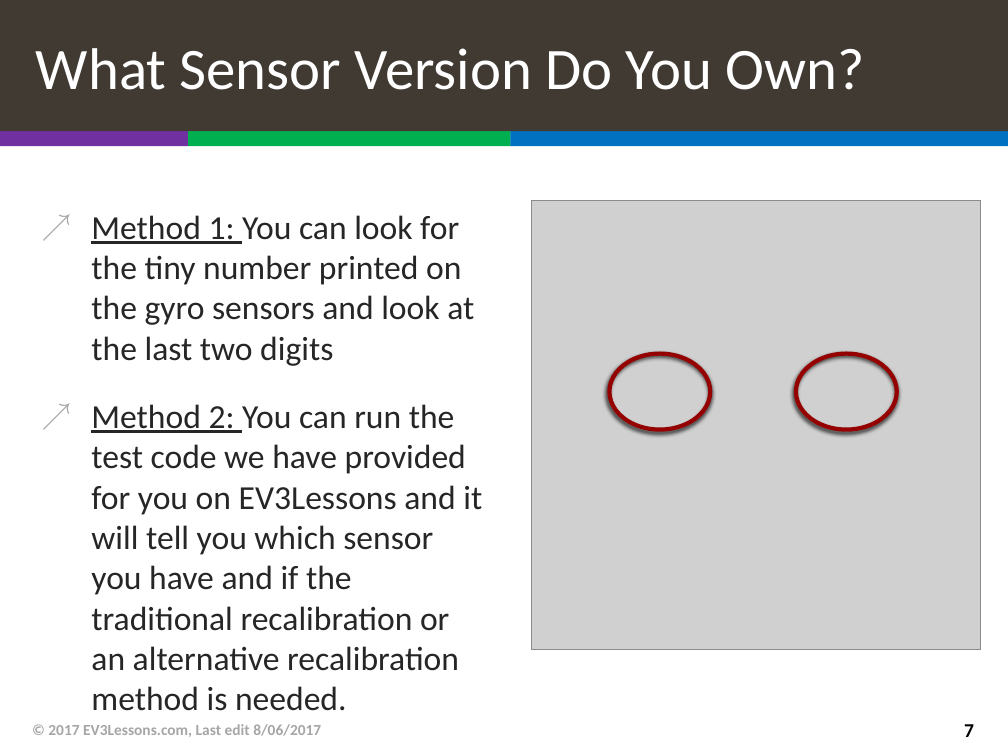
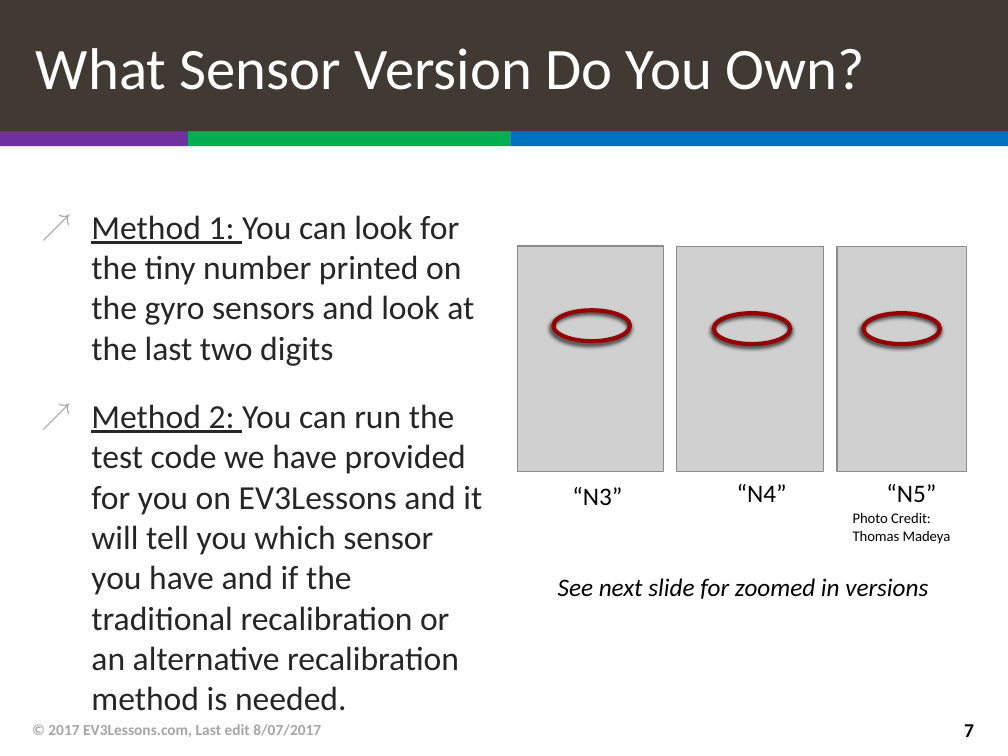
Before and after one commit to TheVinhLuong102/ev3lessons-classic, a slide deck: slide 7 of advanced/GyroRevisited.pptx. Drawn at 1008x756 pixels with LibreOffice and Linux fonts; fonts in the diff are those of the drawing; grey boxes stand for pictures. Boxes give left, top, right and bottom in pixels: in the first picture for what was removed or moved away, otherwise in the second. Text is boxed around its words. In the diff, an @@ line names an element or a change of style, - is before the commit and + after.

```diff
--- a/advanced/GyroRevisited.pptx
+++ b/advanced/GyroRevisited.pptx
@@ picture removed at box(532, 201, 981, 649) @@
@@ picture added at box(517, 246, 663, 472) @@
@@ picture added at box(677, 246, 824, 472) @@
@@ picture added at box(837, 246, 966, 472) @@
@@ ellipse added at box(553, 310, 630, 342), outline #960000 3 pt @@
@@ ellipse: place and size @@
-ellipse at box(796, 354, 897, 429)
+ellipse at box(714, 313, 790, 345)
@@ ellipse: place and size @@
-ellipse at box(610, 354, 711, 429)
+ellipse at box(864, 313, 940, 345)
@@ text added at box(572, 487, 622, 505), 18 pt, text #000000 @@
+“N3”
@@ text added at box(737, 484, 787, 502), 18 pt, text #000000 @@
+“N4”
@@ text added at box(886, 484, 936, 502), 18 pt, text #000000 @@
+“N5”
@@ text added at box(853, 512, 951, 544), 10.5 pt, text #000000 @@
+Photo Credit:
+Thomas Madeya
@@ text added at box(558, 578, 928, 599), 18 pt, text #000000, italic @@
+See next slide for zoomed in versions
@@ text at box(48, 724, 321, 737): text changed @@
-© 2017 EV3Lessons.com, Last edit 8/06/2017
+© 2017 EV3Lessons.com, Last edit 8/07/2017
```
Also in this commit, not shown: 12 other slides changed, 1 slide added, 46 other files.
